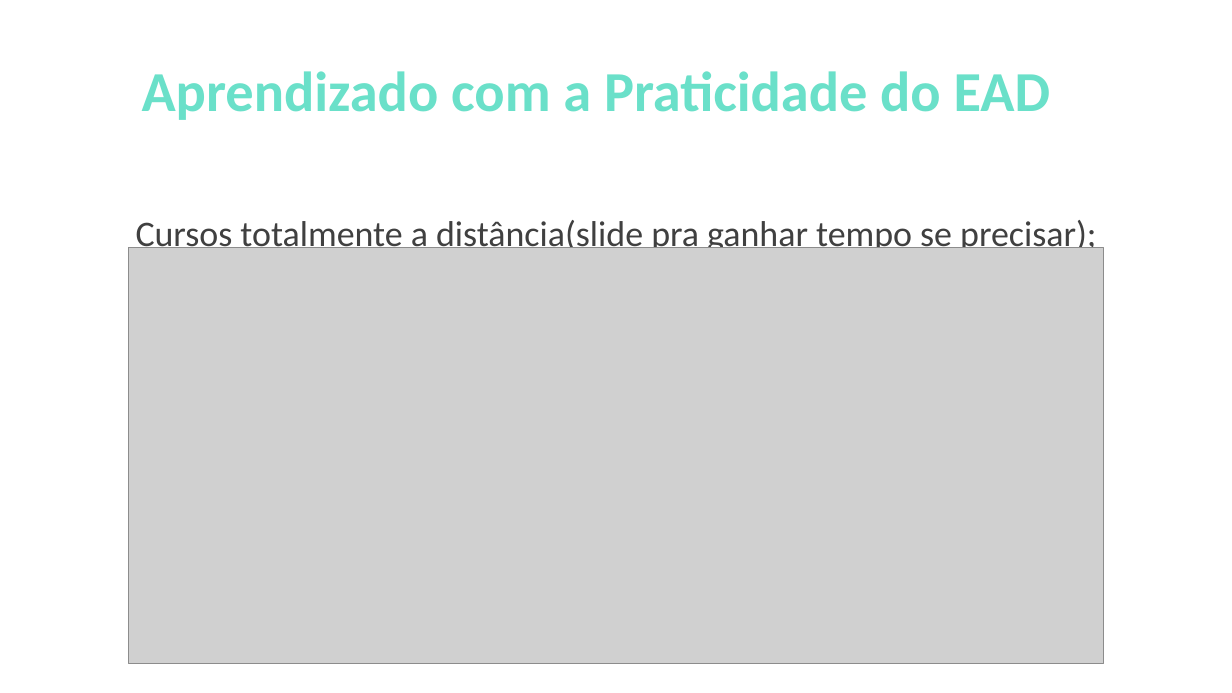
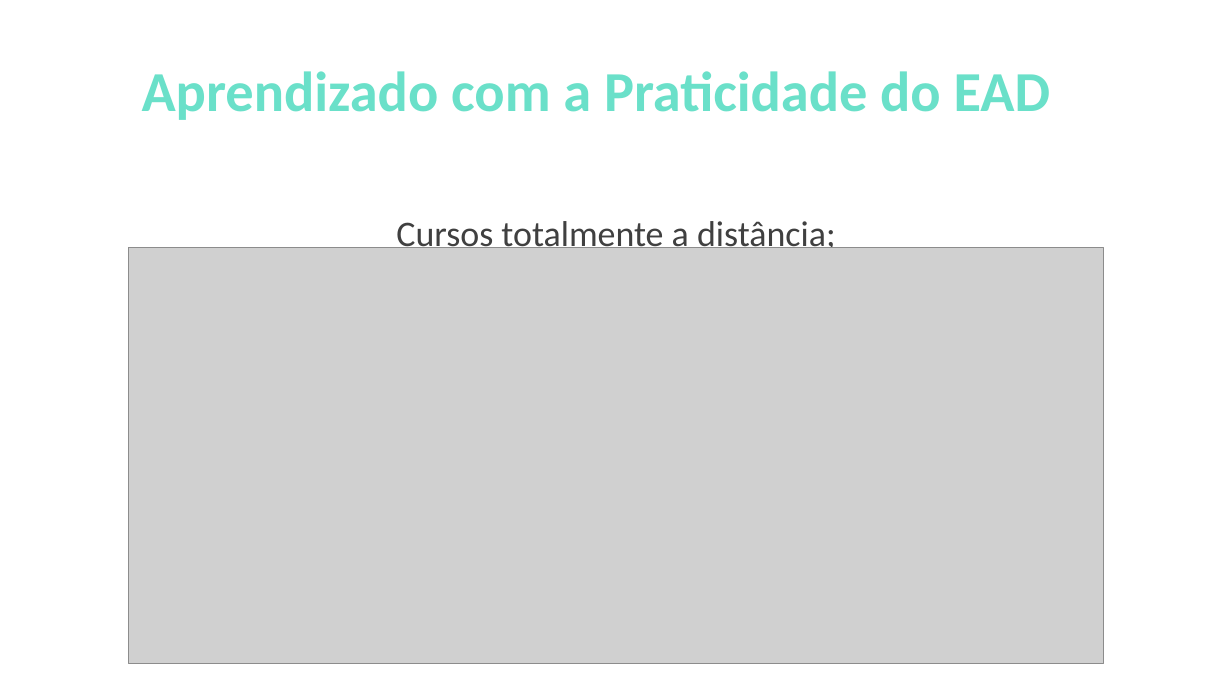
Before and after one commit to bzrr0/PROJETO-PROZ, a slide deck: slide 3 of apresentação projeto final.pptx. Drawn at 1232x693 pixels with LibreOffice and Linux fonts; fonts in the diff are those of the drawing; grey boxes stand for pictures. Boxes give left, top, right and bottom in pixels: in the first picture for what was removed or moved away, otherwise in the second. Text is boxed around its words. In the diff, an @@ line names an element or a change of style, - is before the commit and + after.

```diff
--- a/apresentação projeto final.pptx
+++ b/apresentação projeto final.pptx
@@ text at box(396, 221, 836, 255): text changed @@
-Cursos totalmente a distância(slide pra ganhar tempo se precisar);
+Cursos totalmente a distância;
```
Also in this commit, not shown: 2 other slides changed.
